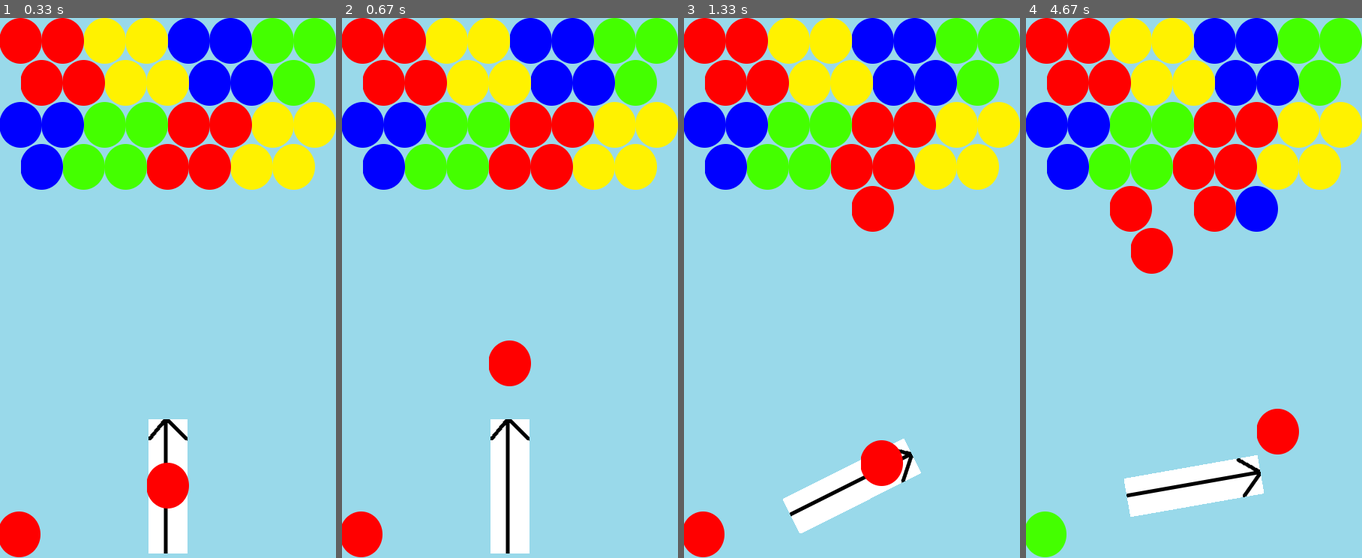
Above: before the commit, frames 1-4 (left to right).
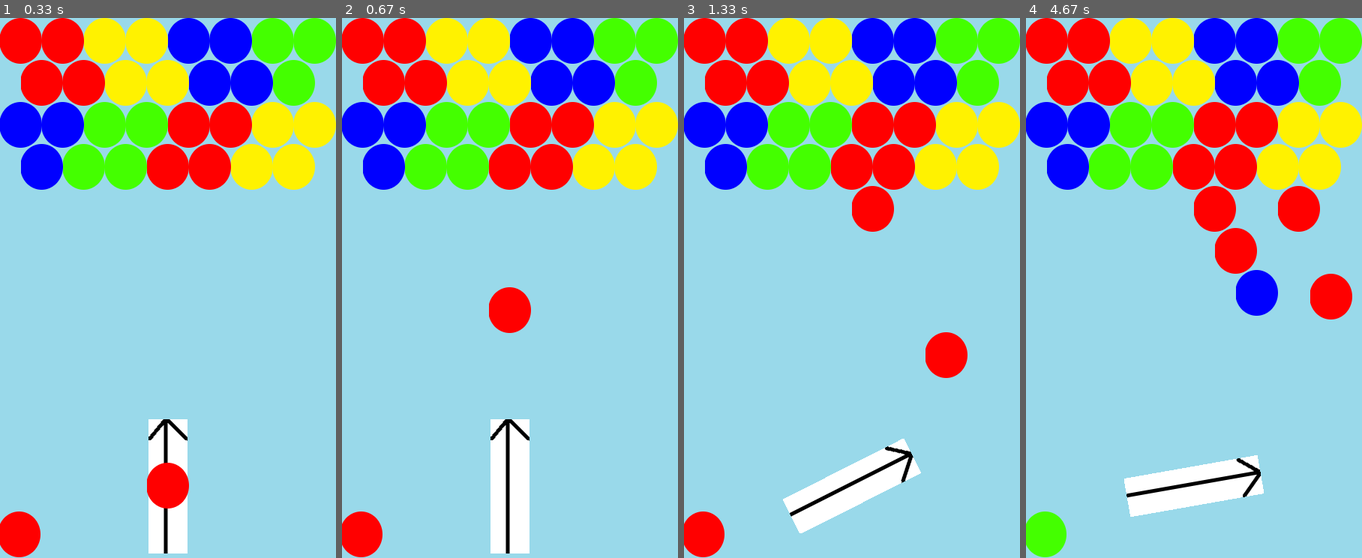
Above: after the commit, the same moments.

Repository: baehunsang/Python_ex
Game: pygame game, started from pygame/frame.py
Two runs of this game, one before a commit and one after it. Both use one fixed random seed, a clock stepped at 60 frames per second and the inputs below.
Inputs:
- Up to frame 1 (0.33 s): no input
- Up to frame 2 (0.67 s): tap Space at 0.33 s
- Up to frame 3 (1.33 s): hold Right 0.67-1.13 s; tap Space at 0.73, 1.03, 1.23 s; hold Right from 1.17 s (still down)
- Up to frame 4 (4.67 s): tap Space at 1.53, 1.73, 2.03, 2.3, 2.6, 2.73, 3.03, 3.4, 3.7, 3.9, 4.2, 4.4 s; release Right at 1.63 s; hold Left 1.67-2.2 s; hold Left 2.23-2.63 s; hold Right 2.67-3.3 s; hold Left 3.33-3.8 s; hold Right 3.83-4.3 s; hold Right from 4.33 s (still down)

Frame 1 is identical in both runs. In frame 2, 1.7% of the frame differs, in the area x 43-57%, y 49-69%; in frame 3, 1.8%; in frame 4, 6.9%, in the area x 25-98%, y 31-81%.

Commit message:
15. Change Map.set_colors called each frame

Diff:
--- a/pygame/frame.py
+++ b/pygame/frame.py
@@ -17,8 +17,8 @@
 MAX_LEFT_ANGLE = 170
 POINTER_POSITION = (SCREEN_WIDTH // 2, 624)
 NEXT_BUBBLE_POSITION = (26, 720 - 31)
-BUBBLE_SPEED = 0.5
-FPS = 30
+BUBBLE_SPEED = 0.7
+FPS = 60
 
 RED = 0
 YELLOW = 1
@@ -167,6 +167,7 @@
         return self.colors
 
     def set_colors(self):
+        self.colors = []
         for row in self.map:
             for col in row:
                 if col not in self.colors and col not in [".", "/"]:
@@ -247,6 +248,7 @@
         self.bubbles.add_bubble_into_group(self.map.get_map())
         while self.running:
             self.df = self.set_frame_rate()
+            self.map.set_colors()
             self.manage_events()
 
             self.revolve_bubble()
@@ -359,7 +361,6 @@
                 row_idx, col_idx = self.get_map_index(*self.current_bubble.rect.center)
                 self.place_bubble(row_idx, col_idx)
 
-
     def get_map_index(self, x, y):
         row_idx = y // CELL_SIZE
         col_idx = x // CELL_SIZE
